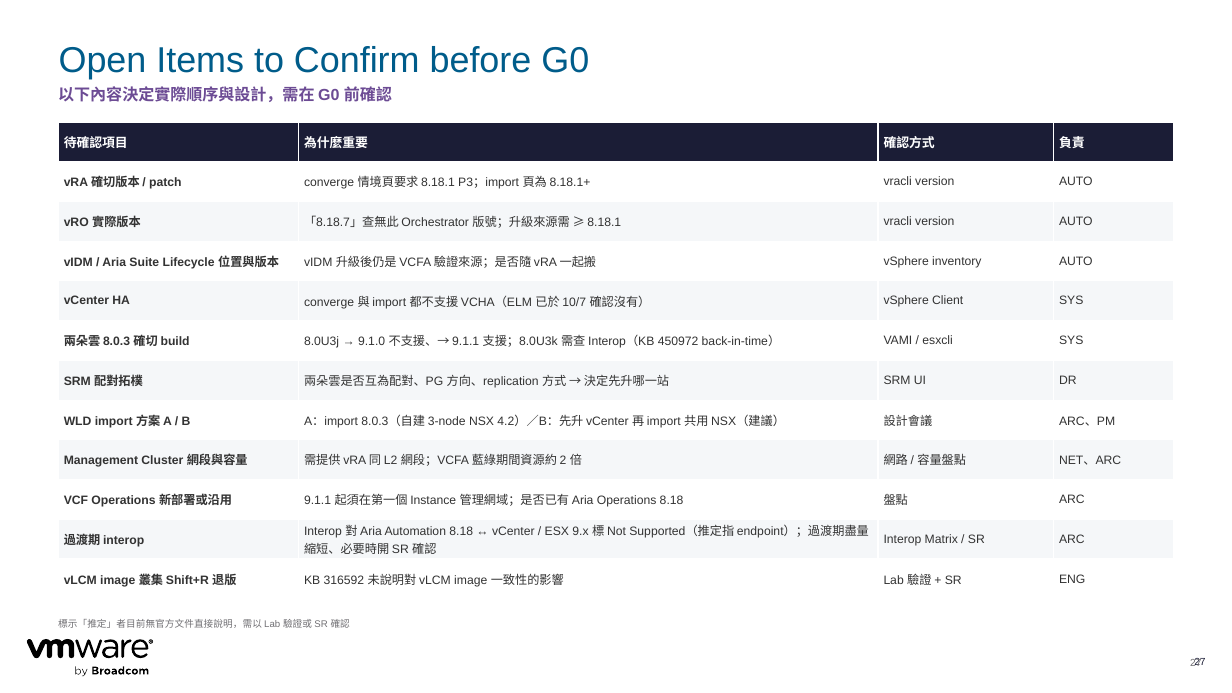
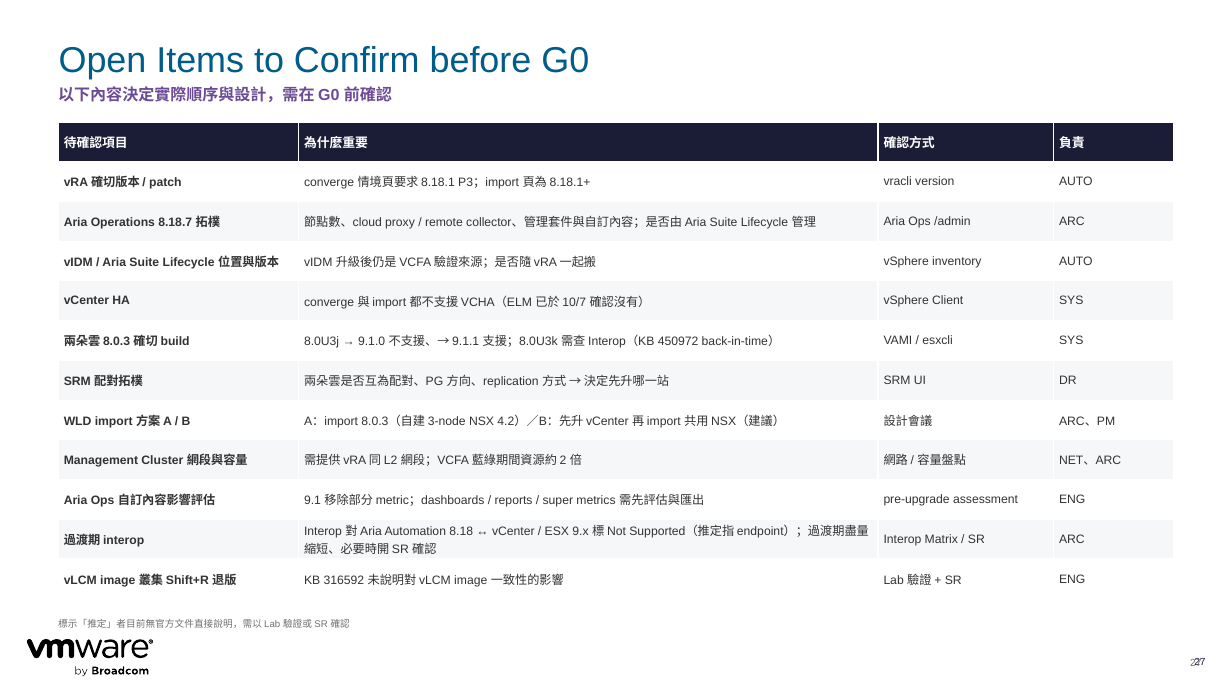
Before and after one commit to kostenyang/cc-vcf911-plan, a slide deck: slide 27 of out/CTBC_VCF911_Converge_Import_Plan.pptx. Drawn at 1232x693 pixels with LibreOffice and Linux fonts; fonts in the diff are those of the drawing. Boxes give left, top, right and bottom in pixels: in the first picture for what was removed or moved away, otherwise in the second. Text is boxed around its words. In the diff, an @@ line names an element or a change of style, - is before the commit and + after.

```diff
--- a/out/CTBC_VCF911_Converge_Import_Plan.pptx
+++ b/out/CTBC_VCF911_Converge_Import_Plan.pptx
@@ table at (58, 122, 1174, 599) @@
-row 3: vRO 實際版本 | 「8.18.7」查無此 Orchestrator 版號；升級來源需 ≥ 8.18.1 | vracli version | AUTO
+row 3: Aria Operations 8.18.7 拓樸 | 節點數、cloud proxy / remote collector、管理套件與自訂內容；是否由 Aria Suite Lifecycle 管理 | Aria Ops /admin | ARC
-row 10: VCF Operations 新部署或沿用 | 9.1.1 起須在第一個 Instance 管理網域；是否已有 Aria Operations 8.18 | 盤點 | ARC
+row 10: Aria Ops 自訂內容影響評估 | 9.1 移除部分 metric；dashboards / reports / super metrics 需先評估與匯出 | pre-upgrade assessment | ENG
```
Also in this commit, not shown: 21 other slides changed, 5 other files.
